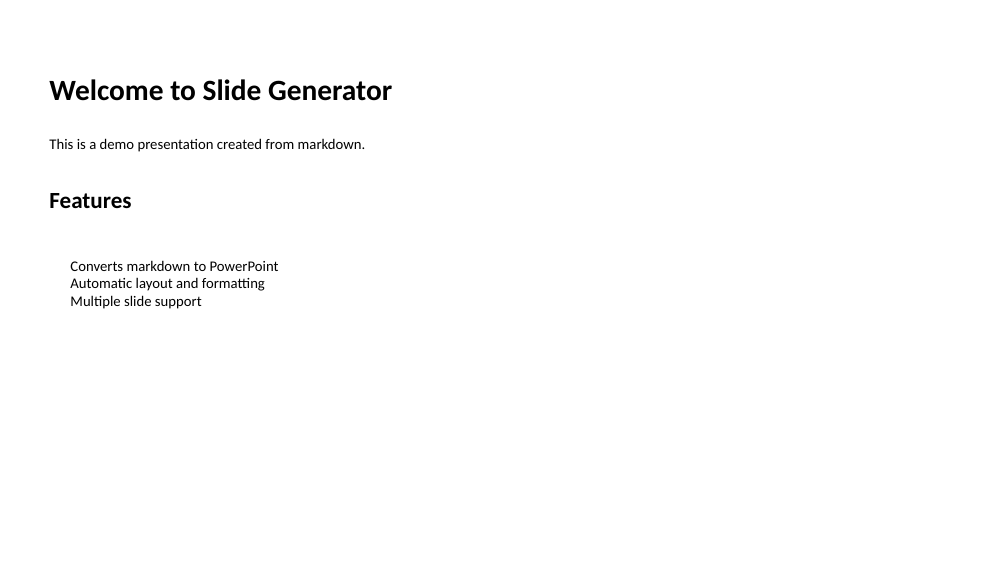
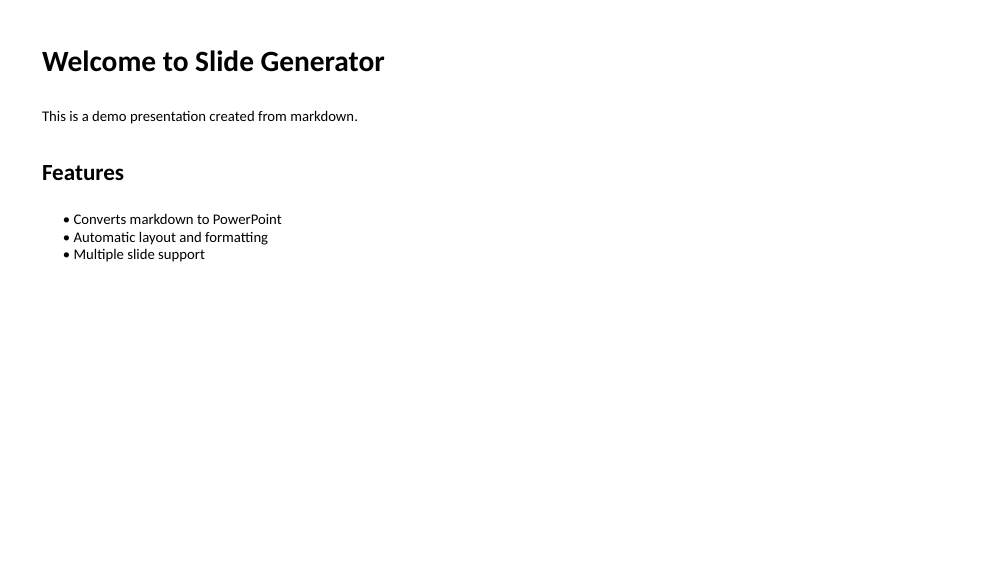
Before and after one commit to louisazhou/slidegenerator, a slide deck: slide 1 of output/demo.pptx. Drawn at 1008x567 pixels with LibreOffice and Linux fonts; fonts in the diff are those of the drawing. Boxes give left, top, right and bottom in pixels: in the first picture for what was removed or moved away, otherwise in the second. Text is boxed around its words. In the diff, an @@ line names an element or a change of style, - is before the commit and + after.

Commit message:
M2 Complete: Enhanced markdown processing and list formatting
- Upgraded from markdown library to markdown-it-py for modern processing
- Fixed list rendering with proper line breaks and formatting
- Added comprehensive theme system with CSS styling
- Fixed PPTX content rendering issues (text box margins, sizing)
- Expanded test suite from 18 to 41 tests with comprehensive validation
- Created dedicated gslides_test conda environment
- Updated PROJECT_STRUCTURE.md with M2 status and documentation

Key improvements:
- Lists now process ul/ol elements directly with proper \n line breaks
- All content renders correctly in PPTX without truncation
- Modern markdown parser supports tables, strikethrough, linkify
- Enhanced test coverage validates all functionality
- Ready for M3 advanced features (inline styling, rich text)

```diff
--- a/output/demo.pptx
+++ b/output/demo.pptx
@@ 3 texts: place and size @@
-3 texts at (49, 79, 392, 208)
+3 texts at (42, 50, 385, 180)
@@ text at (74, 213, 282, 262): text changed @@
-Converts markdown to PowerPoint
-Automatic layout and formatting
-Multiple slide support
+• Converts markdown to PowerPoint
+• Automatic layout and formatting
+• Multiple slide support
```
Also in this commit, not shown: 2 slides added, 2 slides removed, 29 other files.
